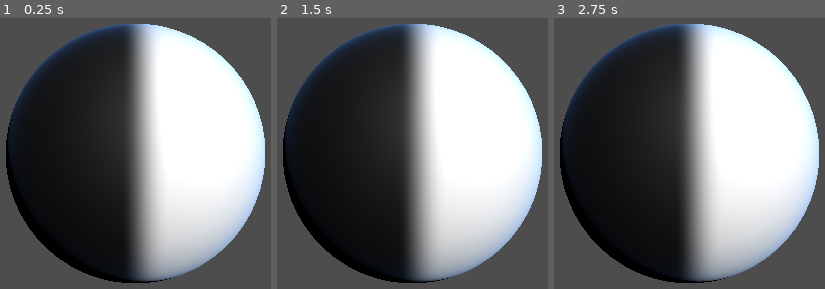
Above: before the commit, frames 1-3 (left to right).
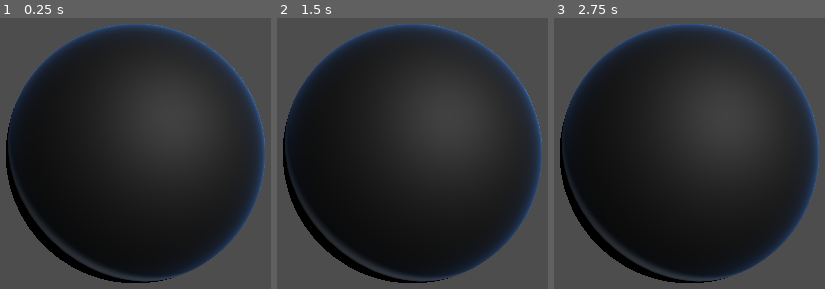
Above: after the commit, the same moments.

Repository: MrVeGGi3/vsl
Game: Godot game, scene res://scenes/main.tscn
Two runs of this game, one before a commit and one after it. Both use one fixed random seed, a clock stepped at 60 frames per second and the inputs below.
Inputs:
- Up to frame 1 (0.25 s): no input
- Up to frame 2 (1.5 s): tap Enter at 0.5 s; tap Space at 1.25 s
- Up to frame 3 (2.75 s): tap Enter at 2 s

The runs differ from the first frame. In frame 1, 39% of the frame differs, in the area x 5-98%, y 2-97%; in frame 2, 39%, in the area x 4-98%, y 2-97%; in frame 3, 39%.
Error before the commit: Parse Error: Invalid cast. Cannot convert from "Node" to "ImmediateMesh". (res://scripts/orbit_renderer.gd:28)

Commit message:
feat: Phase 2 complete — Earth 3D rendering with textures + orbit line fix
- earth_renderer.gd: loads albedo/night/cloud 8K textures at runtime, feeds sun_direction to shader each frame
- earth_atmosphere.gdshader: fix sun_direction uniform (remove invalid source_color hint on vec3)
- orbit_renderer.gd + orbit_viewer.tscn: replace deprecated ImmediateMesh with ArrayMesh on MeshInstance3D
- godot_bridge.cpp: wire vsl_gdext_init as required LibGodot bootstrap callback; fix godot_iterate() polarity (was inverted)
- julia_solver.cpp: resolve solver path via /proc/self/exe (fixes @__DIR__ = "." in jl_eval_string); import SatelliteToolboxTle into Main at init
- .gitignore: exclude build_*/, .cache/, *.uid, and large texture binaries (fetched via download.sh)
- textures/earth/download.sh: script to fetch 8K NASA textures

Co-Authored-By: Claude Sonnet 4.6 <noreply@anthropic.com>

Diff:
--- a/godot/project/project.godot
+++ b/godot/project/project.godot
@@ -1,5 +1,10 @@
 ; Engine configuration file.
-; Generated for Godot 4.6.2 — VSL project
+; It's best edited using the editor UI and not directly,
+; since the parameters that go here are not all obvious.
+;
+; Format:
+;   [section] ; section goes between []
+;   param=value ; assign values to parameters
 
 config_version=5
 
@@ -14,7 +19,10 @@
 
 window/size/viewport_width=1920
 window/size/viewport_height=1080
-window/size/resizable=true
+
+[dotnet]
+
+project/assembly_name="VSL"
 
 [physics]
 
@@ -22,5 +30,4 @@
 
 [rendering]
 
-renderer/rendering_method="forward_plus"
 anti_aliasing/quality/msaa_3d=2
--- a/godot/project/scenes/orbit_viewer.tscn
+++ b/godot/project/scenes/orbit_viewer.tscn
@@ -11,7 +11,7 @@
 [node name="OrbitViewer" type="Node3D"]
 script = ExtResource("1")
 
-[node name="OrbitLine" type="ImmediateMesh" parent="."]
+[node name="OrbitLine" type="MeshInstance3D" parent="."]
+material_override = SubResource("LineMat")
 
 [node name="SatelliteMarker" type="MeshInstance3D" parent="."]
-; Small sphere at current satellite position
--- a/godot/project/scripts/earth_renderer.gd
+++ b/godot/project/scripts/earth_renderer.gd
@@ -1,9 +1,28 @@
 extends Node3D
 
+var _material: ShaderMaterial
+var _sun_light: DirectionalLight3D
+
 func _ready() -> void:
-	# Earth radius = 6.371 scene units (km scale: 1 unit = 1 km)
-	# Rotation matches real sidereal rate: 360° / 86164 s ≈ 0.00418°/s
-	pass
+	_material = $EarthMesh.material_override as ShaderMaterial
+	_load_textures()
+	_sun_light = get_node_or_null("../DirectionalLight3D")
+
+func _load_textures() -> void:
+	_try_set_texture("albedo_texture", "res://textures/earth/earth_daymap.jpg")
+	_try_set_texture("night_texture",  "res://textures/earth/earth_nightmap.jpg")
+	_try_set_texture("cloud_texture",  "res://textures/earth/earth_clouds.jpg")
+
+func _try_set_texture(param: String, path: String) -> void:
+	if not ResourceLoader.exists(path):
+		push_warning("VSL: texture not found — " + path)
+		return
+	var tex := ResourceLoader.load(path, "Texture2D") as Texture2D
+	if tex:
+		_material.set_shader_parameter(param, tex)
 
 func _process(delta: float) -> void:
-	rotation_degrees.y += 0.00418 * delta * 3600.0  # visual speed-up x3600 for demo
+	rotation_degrees.y += 0.00418 * delta * 3600.0
+	if _sun_light and _material:
+		var dir := -_sun_light.global_transform.basis.z
+		_material.set_shader_parameter("sun_direction", dir)
--- a/godot/project/scripts/orbit_renderer.gd
+++ b/godot/project/scripts/orbit_renderer.gd
@@ -25,14 +25,16 @@
 	_draw_orbit()
 
 func _draw_orbit() -> void:
-	var mesh := $OrbitLine as ImmediateMesh
-	if mesh == null:
+	var mesh_instance := $OrbitLine as MeshInstance3D
+	if mesh_instance == null:
 		return
+	if not mesh_instance.mesh is ArrayMesh:
+		mesh_instance.mesh = ArrayMesh.new()
+	var mesh := mesh_instance.mesh as ArrayMesh
 	mesh.clear_surfaces()
 	if _point_count < 2:
 		return
-
-	mesh.surface_begin(Mesh.PRIMITIVE_LINE_STRIP)
-	for i in _point_count:
-		mesh.surface_add_vertex(_positions[i])
-	mesh.surface_end()
+	var arrays: Array = []
+	arrays.resize(Mesh.ARRAY_MAX)
+	arrays[Mesh.ARRAY_VERTEX] = _positions.slice(0, _point_count)
+	mesh.add_surface_from_arrays(Mesh.PRIMITIVE_LINE_STRIP, arrays)
--- a/godot/project/shaders/earth_atmosphere.gdshader
+++ b/godot/project/shaders/earth_atmosphere.gdshader
@@ -4,7 +4,7 @@
 uniform sampler2D albedo_texture : source_color, hint_default_white;
 uniform sampler2D night_texture  : source_color, hint_default_black;
 uniform sampler2D cloud_texture  : source_color, hint_default_white;
-uniform vec3  sun_direction      : source_color = vec3(1.0, 0.0, 0.0);
+uniform vec3  sun_direction      = vec3(1.0, 0.0, 0.0);
 uniform float atmosphere_density : hint_range(0.0, 1.0) = 0.6;
 uniform float cloud_opacity      : hint_range(0.0, 1.0) = 0.5;
 
Not shown: 1 places in godot/project/scenes/orbit_viewer.tscn that only renumber resources
Not shown, changed: .gitignore
Not shown, added: godot/project/textures/earth/download.sh
Not shown, changed: main/src/godot_bridge.cpp
Not shown, changed: main/src/godot_bridge.h
Not shown, changed: main/src/julia_solver.cpp
